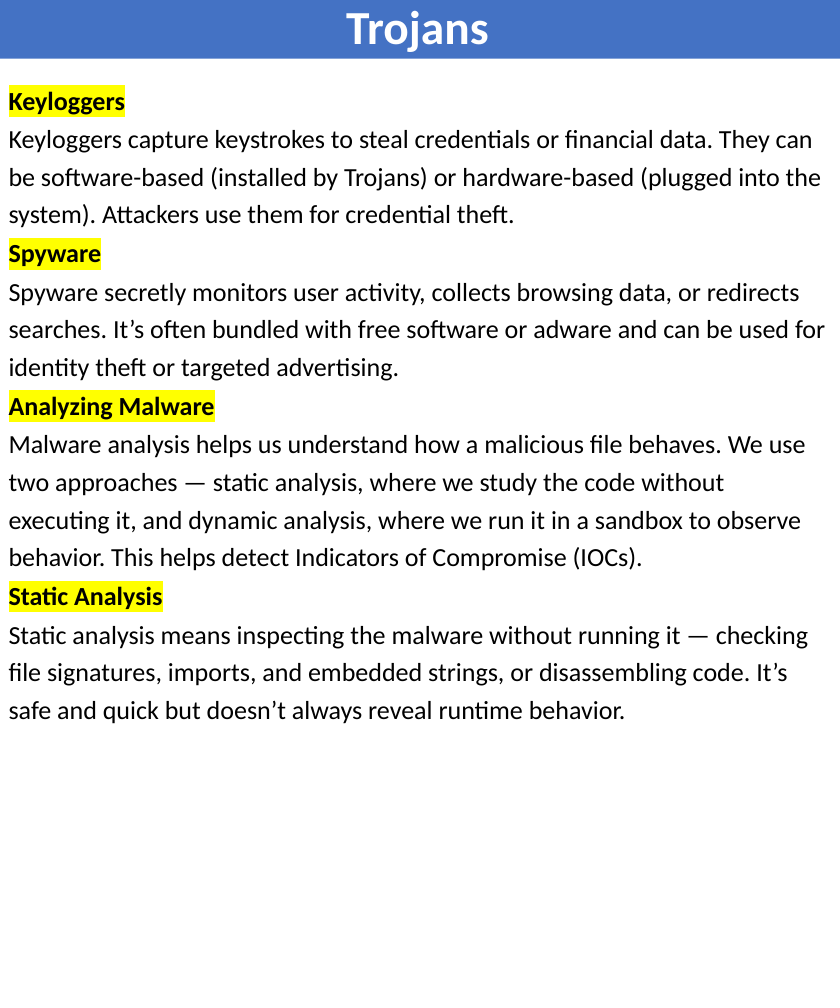
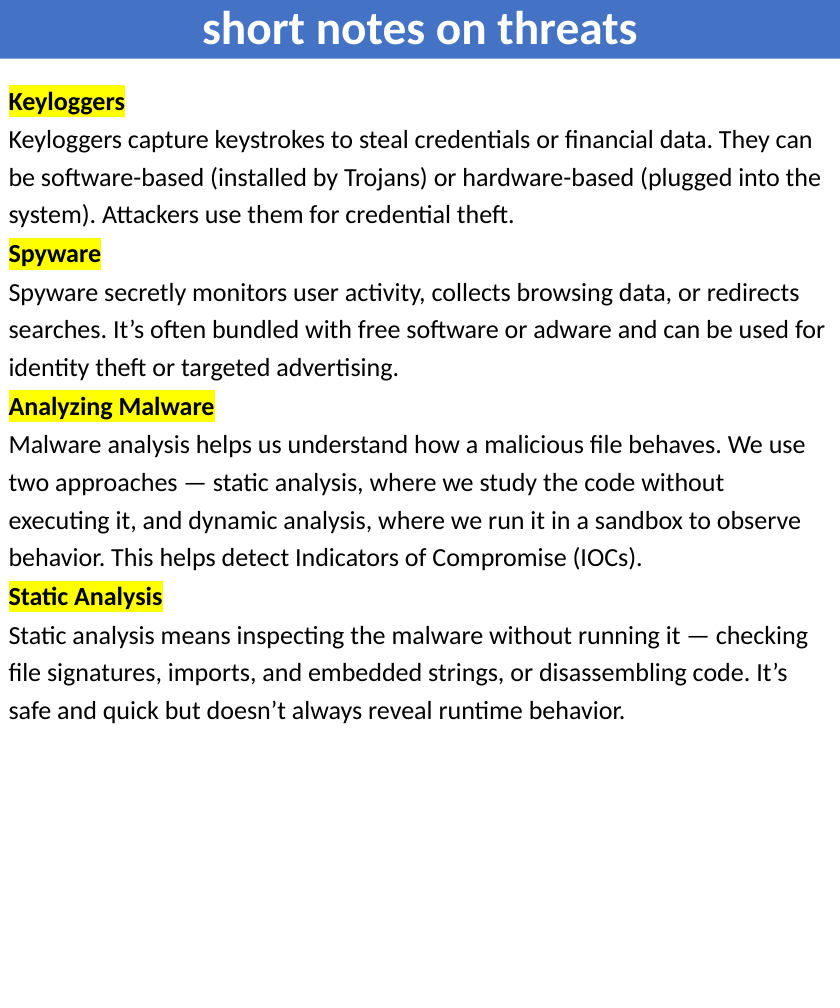
Before and after one commit to shankarpradhan/Networking, a slide deck: slide 14 of Security.pptx. Drawn at 840x1008 pixels with LibreOffice and Linux fonts; fonts in the diff are those of the drawing. Boxes give left, top, right and bottom in pixels: in the first picture for what was removed or moved away, otherwise in the second. Text is boxed around its words. In the diff, an @@ line names an element or a change of style, - is before the commit and + after.

```diff
--- a/Security.pptx
+++ b/Security.pptx
@@ title at bbox=[202, 10, 637, 45]: text changed @@
-Trojans
+short notes on threats
```
Also in this commit, not shown: 1 other slide changed, 20 other files.
